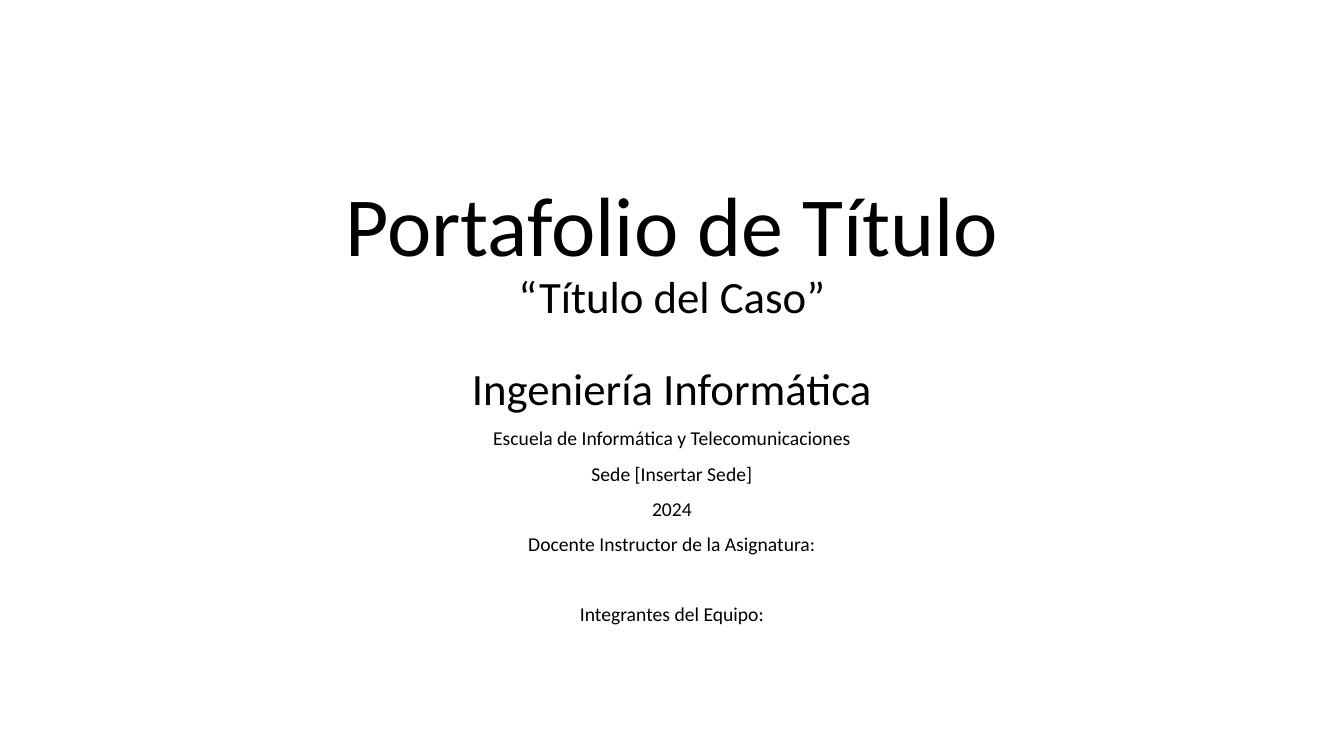
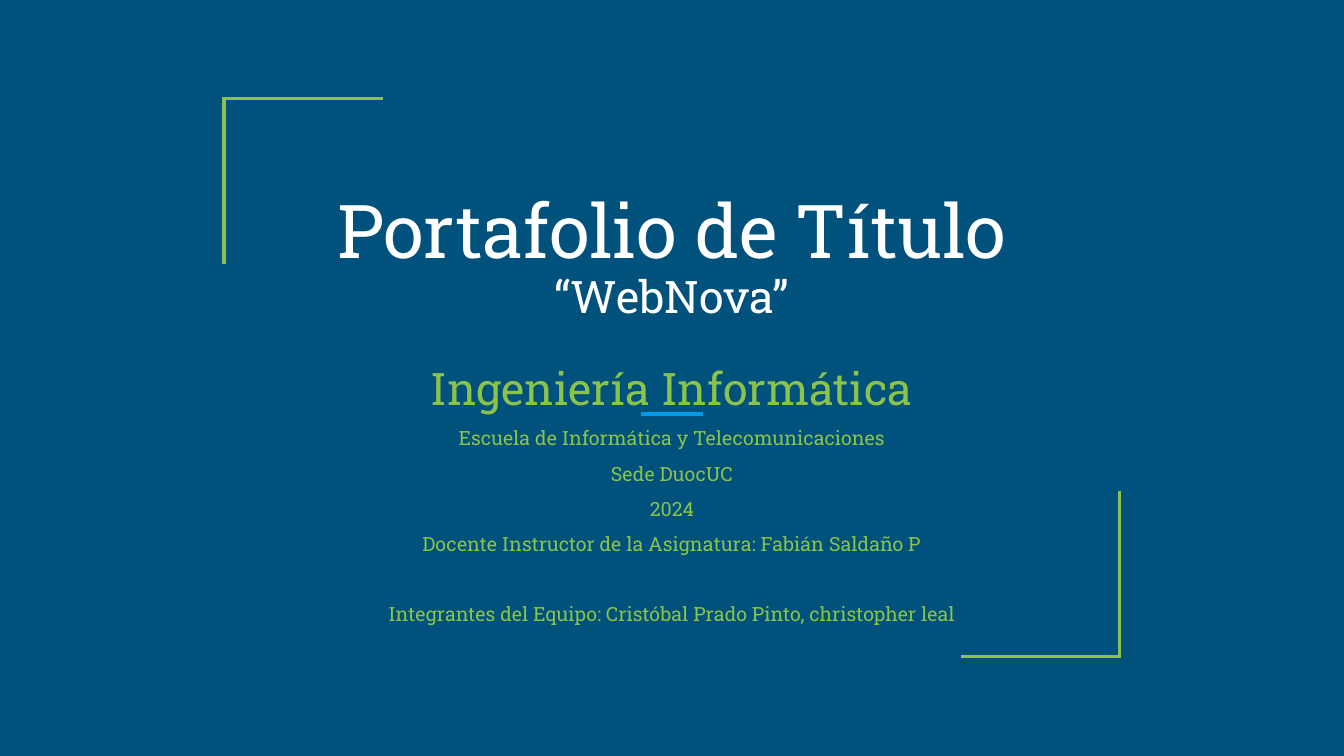
Before and after one commit to RashRiper/Proyecto-WEBNOVA, a slide deck: slide 1 of Fase_1.0/IT1-Estructura Presentación-Portafolio de Título Ing.Informática.pptx. Drawn at 1344x756 pixels with LibreOffice and Linux fonts; fonts in the diff are those of the drawing; background and template pictures are left out. Boxes give left, top, right and bottom in pixels: in the first picture for what was removed or moved away, otherwise in the second. Text is boxed around its words. In the diff, an @@ line names an element or a change of style, - is before the commit and + after.

```diff
--- a/Fase_1.0/IT1-Estructura Presentación-Portafolio de Título Ing.Informática.pptx
+++ b/Fase_1.0/IT1-Estructura Presentación-Portafolio de Título Ing.Informática.pptx
@@ background picture (left out) to #00517C @@
@@ freeform shape added at bbox=[224, 99, 383, 264], outline #8BC34A 2.25 pt @@
@@ title at bbox=[337, 200, 1006, 314]: text changed; size 60 to 53 pt; font Calibri to Roboto Slab; text colour #000000 to #FFFFFF @@
-Portafolio de Título
-“Título del Caso”
+Portafolio de Título
+“WebNova”
@@ subtitle at bbox=[431, 370, 912, 516]: font Calibri to Roboto Slab, text colour #000000 to #8BC34A in "Ingeniería Informática", "Escuela de Informática y Telecomunicaciones", "2024" @@
@@ line added from (641, 414) to (704, 414), #039BE5 3 pt @@
@@ subtitle at bbox=[611, 466, 733, 481]: text changed; font Calibri to Roboto Slab; text colour #000000 to #8BC34A @@
-Sede [Insertar Sede]
+Sede DuocUC
@@ freeform shape added at bbox=[961, 491, 1120, 656], outline #8BC34A 2.25 pt @@
@@ subtitle at bbox=[388, 536, 955, 625]: text changed; font Calibri to Roboto Slab; text colour #000000 to #8BC34A @@
-Docente Instructor de la Asignatura:
-Integrantes del Equipo:
+Docente Instructor de la Asignatura: Fabián Saldaño P
+Integrantes del Equipo: Cristóbal Prado Pinto, christopher leal
```
Also in this commit, not shown: 11 other slides changed, 1 slide added, 1 slide removed, 7 other files.
